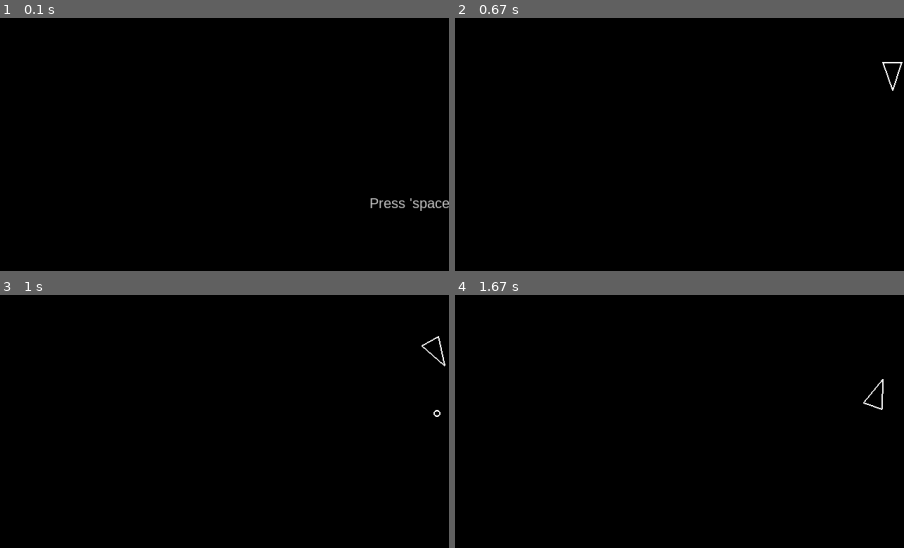
Above: before the commit, frames 1-4 (two rows, left to right).
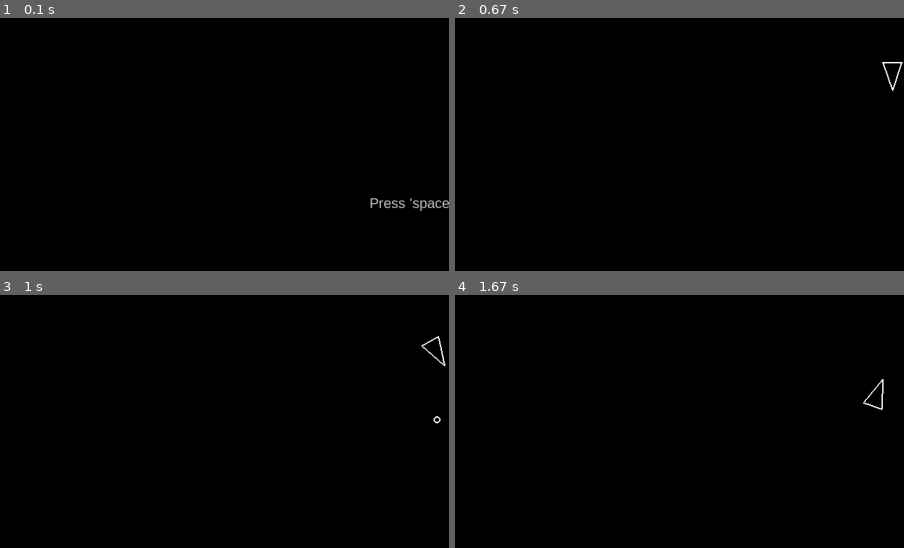
Above: after the commit, the same moments.

Repository: LeFoole/pysteroids
Game: pygame game, started from main.py
Same seed, same stepped clock (60 frames per second), same inputs: the game is played once before the commit and once after it.
Inputs:
- Up to frame 1 (0.1 s): no input
- Up to frame 2 (0.67 s): hold Space from 0.33 s (still down)
- Up to frame 3 (1 s): release Space at 0.87 s; hold A from 0.9 s (still down)
- Up to frame 4 (1.67 s): release A at 1.43 s; hold S from 1.47 s (still down)
The pictures show only the part of the screen within x 1-51%, y 39-89%; the shares and areas given below are measured in that part.

Frames 1-2 are identical in both runs. In frame 3, less than 0.1% of the frame differs, in the area x 96-99%, y 45-51%; in frame 4, nothing differs.

Commit message:
Code refactoring: Added objectgroups dataclass | reordered methods | changed collision detection to pygame.sprite methods | others

Diff:
--- a/asteroid.py
+++ b/asteroid.py
@@ -17,6 +17,7 @@
 
     def update(self, dt):
         self.position += self.velocity * dt
+        self.rect.center = self.position
 
         if self.is_out_of_bounds():
             self.kill()
@@ -29,7 +30,7 @@
         #Subdivide if possible, kill if smallest
         if self.kind > 1:
             self.split()
-
+        #TODO: Do particle effects
         self.kill()
 
     def split(self):
--- a/asteroidfield.py
+++ b/asteroidfield.py
@@ -61,6 +61,10 @@
         for asteroid in self.asteroids_group:
             asteroid.kill()
 
+    def game_over(self):
+        #Do nothing
+        pass
+
     def handle_event(self, event):
 
         if event.type == GAME_START_EVENT:
--- a/circleshape.py
+++ b/circleshape.py
@@ -15,11 +15,13 @@
         self.velocity = pygame.Vector2(0, 0)
         self.radius = radius
 
+        self.rect = pygame.Rect(0, 0, radius * 2, radius * 2)
+        self.rect.center = self.position
+
 
     def draw(self, screen):
         #sub-classes must override
         raise NotImplementedError
-
 
     def update(self, dt):
         #sub-classes must override
@@ -29,8 +31,8 @@
         #sub-classes must override
         raise NotImplementedError
 
+
     def handle_event(self, event):
-
         if event.type == GAME_START_EVENT:
             self.game_start()
             return
@@ -38,13 +40,3 @@
         if event.type == GAME_OVER_EVENT:
             self.game_over()
             return
-
-
-    def detect_collision(self, other):
-        return pygame.Vector2.distance_to(self.position, other.position) < self.radius + other.radius
-
-    def detect_collision_group(self, group):
-        for obj in group:
-            if self.detect_collision(obj):
-                obj.destroy()
-                self.destroy()
--- a/main.py
+++ b/main.py
@@ -1,9 +1,9 @@
+import pygame
 import sys
-import pygame
-import math
 
 from constants import *
 from events import *
+from objectgroups import ObjectGroups
 from gamestatemanager import GameStateManager, GAME_STATE
 from menu import Menu
 from player import Player
@@ -13,53 +13,40 @@
 
 
 def main():
-    #Pygame initialization
-    pygame.init()
-    pygame.display.set_caption("Pysteroids")
+    screen, clock = initialize_pygame()
+    dt = 0
+
     #Game Variables
     GameStateManager.update_game_state(GAME_STATE.MENU)
-    screen = pygame.display.set_mode((SCREEN_WIDTH, SCREEN_HEIGHT))
-    clock = pygame.time.Clock()
-    dt = 0
 
-    updatable, drawable, asteroids, shots, menu_updatable, menu_drawable = create_and_assign_groups()
+    groups = create_and_assign_groups()
     player = Player(SCREEN_WIDTH/2, SCREEN_HEIGHT/2)
     asteroid_field = AsteroidField()
     menu = Menu()
 
     #Main game loop
     while True:
-        events = pygame.event.get()
-        for event in events:
-            if event.type == pygame.QUIT:
-                return
+        process_events(pygame.event.get(), player, asteroid_field)
 
         screen.fill("black")
 
         match GameStateManager.GAME_STATE:
             case GAME_STATE.MENU:
-                menu_updatable.update(dt)
-                for obj in menu_drawable:
+                groups.menu_updatable.update(dt)
+                for obj in groups.menu_drawable:
                     obj.draw(screen)
                 draw_menu(screen, menu)
+                wait_for_start_game_input()
 
             case GAME_STATE.PLAYING:
-                updatable.update(dt)
-                for obj in drawable:
+                groups.updatable.update(dt)
+                for obj in groups.drawable:
                     obj.draw(screen)
-                detect_collisions(player, asteroids, shots)
+                detect_collisions(player, groups.asteroids, groups.shots)
 
             case GAME_STATE.OVER:
-                game_over(screen, menu)
-
-        for event in events:
-            if event.type == GAME_START_EVENT:
-                GameStateManager.update_game_state(GAME_STATE.PLAYING)
-                asteroid_field.handle_event(event)
-                player.handle_event(event)
-            if event.type == GAME_OVER_EVENT:
-                GameStateManager.update_game_state(GAME_STATE.OVER)
-                player.handle_event(event)
+                draw_game_over(screen, menu)
+                wait_for_start_game_input()
 
         #Refresh the screen after everything was updated
         pygame.display.flip()
@@ -67,24 +54,61 @@
         #Wait for next frame time
         dt = clock.tick(60)/1000
 
+
+def initialize_pygame():
+    #Pygame initialization
+    pygame.init()
+    pygame.display.set_caption("Pysteroids")
+
+    return pygame.display.set_mode((SCREEN_WIDTH, SCREEN_HEIGHT)), pygame.time.Clock()
+
+
+def process_events(events, *event_handling_objects):
+    for event in events:
+        if event.type == pygame.QUIT:
+            sys.exit()
+
+
+        if event.type == GAME_START_EVENT:
+            GameStateManager.update_game_state(GAME_STATE.PLAYING)
+            #asteroid_field.handle_event(event)
+            #player.handle_event(event)
+
+        if event.type == GAME_OVER_EVENT:
+            GameStateManager.update_game_state(GAME_STATE.OVER)
+            #player.handle_event(event)
+
+        if event.type != pygame.KEYDOWN:
+            for obj in event_handling_objects:
+                obj.handle_event(event)
+
+
+def detect_collisions(player, asteroids, shots):
+    detect_player_collisions(player, asteroids)
+    detect_shots_collisions(shots, asteroids)
+
+def detect_player_collisions(player, asteroids):
+    hits = pygame.sprite.spritecollide(player, asteroids, dokill=False, collided=pygame.sprite.collide_circle)
+
+    if hits:
+        pygame.event.post(pygame.event.Event(GAME_OVER_EVENT))
+
+def detect_shots_collisions(shots, asteroids):
+    hits = pygame.sprite.groupcollide(shots, asteroids, dokilla=True, dokillb=True, collided=pygame.sprite.collide_circle)
+
+    for shot, asteroids in hits.items():
+        shot.destroy()
+        for asteroid in asteroids:
+            asteroid.destroy()
+
+
 def draw_menu(screen, menu):
     menu.draw_start_menu(screen)
 
-    if pygame.key.get_pressed()[pygame.K_SPACE]:
-        pygame.event.post(pygame.event.Event(GAME_START_EVENT))
+def draw_game_over(screen, menu):
+    menu.draw_game_over(screen)
 
-
-
-def detect_collisions(player, asteroids, shot):
-    for obj in asteroids:
-        if obj.detect_collision(player):
-            pygame.event.post(pygame.event.Event(GAME_OVER_EVENT))
-        obj.detect_collision_group(shot)
-
-
-
-def game_over(screen, menu):
-    menu.draw_game_over(screen)
+def wait_for_start_game_input():
     if pygame.key.get_pressed()[pygame.K_SPACE]:
         pygame.event.post(pygame.event.Event(GAME_START_EVENT))
 
@@ -105,7 +129,7 @@
     AsteroidField.asteroids_group = asteroids
     Asteroid.containers = (asteroids, updatable, drawable, menu_updatable, menu_drawable)
 
-    return updatable, drawable, asteroids, shots, menu_updatable, menu_drawable
+    return ObjectGroups(updatable, drawable, asteroids, shots, menu_updatable, menu_drawable)
 
 
 if __name__ == "__main__":
--- /dev/null
+++ b/objectgroups.py
@@ -0,0 +1,12 @@
+from pygame.sprite import Group
+
+from dataclasses import dataclass
+
+@dataclass
+class ObjectGroups:
+    updatable: Group
+    drawable: Group
+    asteroids: Group
+    shots: Group
+    menu_updatable: Group
+    menu_drawable: Group
--- a/player.py
+++ b/player.py
@@ -14,6 +14,13 @@
         self.rotation = 0
         self.last_shot = 0
 
+        self.initial_position = pygame.Vector2(x, y)
+
+    def reset_player(self):
+        self.position = self.initial_position.copy()
+        self.rotation = 0
+        self.last_shot = 0
+
 
     def draw(self, screen):
         #Draw Player based on self.triangle() points
@@ -25,6 +32,7 @@
 
         #Perform Player logic
         self.process_input(dt, pygame.key.get_pressed())
+        self.rect.center = self.position
 
 
     def process_input(self, dt, pressed_keys):
@@ -32,8 +40,7 @@
             return
 
         self.process_movement_input(dt, pressed_keys)
-        self.process_action_input(dt, pressed_keys)
-
+        self.process_action_input(pressed_keys)
 
     def process_movement_input(self, dt, pressed_keys):
         if pressed_keys[pygame.K_a]:
@@ -45,23 +52,23 @@
         if pressed_keys[pygame.K_s]:
             self.move(-dt)
 
-
-    def process_action_input(self, dt, pressed_keys):
-        if pressed_keys[pygame.K_SPACE]:
-            if self.last_shot < SHOT_FIRING_RATE:
-                return
-            self.last_shot = 0
-            shot.Shot(self.gun_point.x, self.gun_point.y, pygame.Vector2(0, 1).rotate(self.rotation))
-
-
     def rotate(self, dt):
         self.rotation += PLAYER_TURN_SPEED * dt
-
 
     def move(self, dt):
         #Get Player direction
         forward = pygame.Vector2(0, 1).rotate(self.rotation)
         self.position += forward * PLAYER_MOVE_SPEED * dt
+
+    def process_action_input(self, pressed_keys):
+        if pressed_keys[pygame.K_SPACE]:
+            self.shoot()
+
+    def shoot(self):
+        if self.last_shot < SHOT_FIRING_RATE:
+            return
+        self.last_shot = 0
+        shot.Shot(self.gun_point.x, self.gun_point.y, pygame.Vector2(0, 1).rotate(self.rotation))
 
 
     def triangle(self):
@@ -74,9 +81,9 @@
         self.gun_point = a
         return [a, b, c]
 
+
     def game_start(self):
-        self.position = pygame.Vector2(SCREEN_WIDTH/2, SCREEN_HEIGHT/2)
-        self.rotation = 0
+        self.reset_player()
         for shot in self.shots_group:
             shot.kill()
         #Visually explode the ship
@@ -85,5 +92,4 @@
         print("Game over! Ship is exploding!!!")
 
 
-
 #TODO: send_event()? | read_event() - send to objects in event_handler group | hande_event() - on CircleShape?
--- a/shot.py
+++ b/shot.py
@@ -19,6 +19,7 @@
 
     def update(self, dt):
         self.position += self.forward * SHOT_SPEED * dt
+        self.rect.center = self.position
 
     def destroy(self):
         self.kill()
